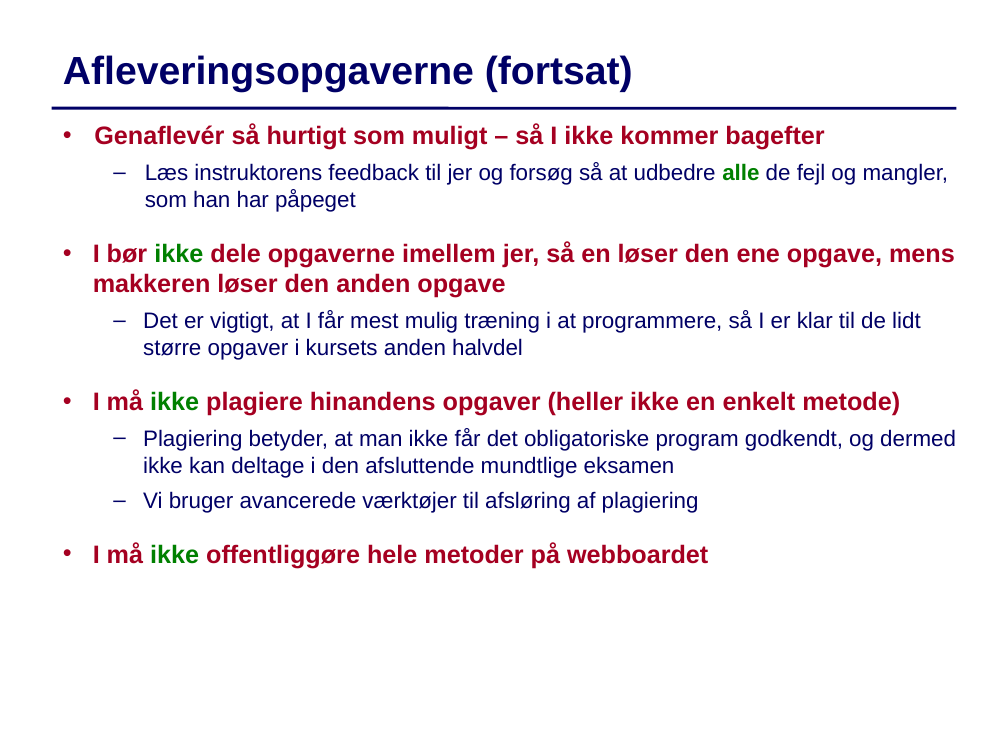
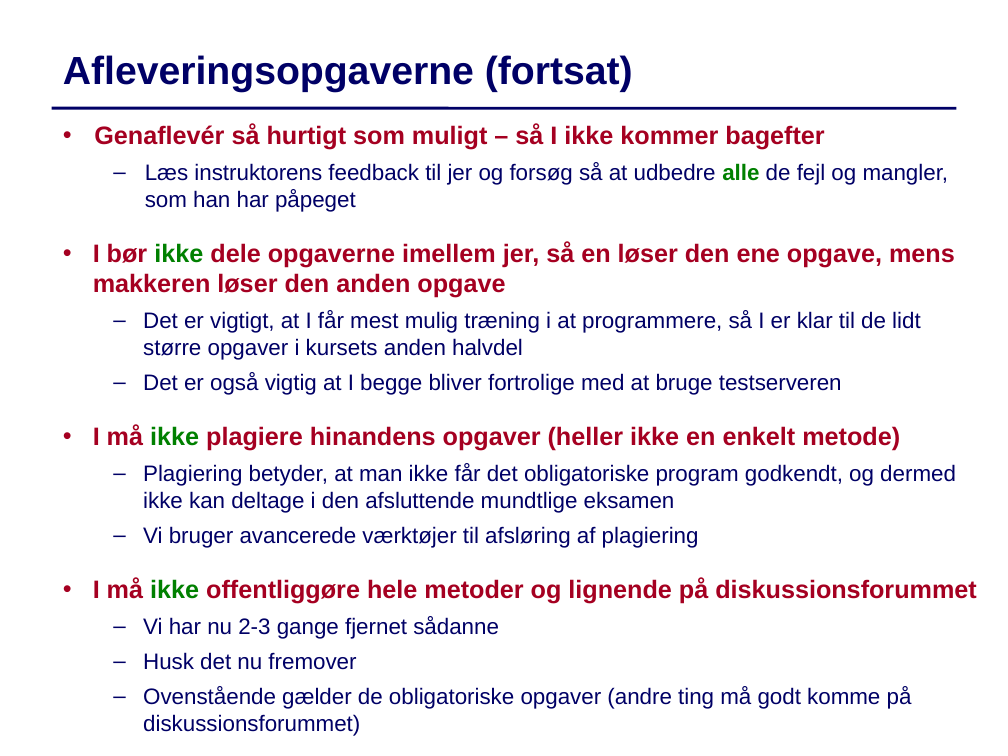
Before and after one commit to IntProgAU/Materiale, a slide deck: slide 3 of web/g22/status/Status4.pptx. Drawn at 1008x756 pixels with LibreOffice and Linux fonts; fonts in the diff are those of the drawing. Boxes give left, top, right and bottom in pixels: in the first picture for what was removed or moved away, otherwise in the second. Text is boxed around its words. In the diff, an @@ line names an element or a change of style, - is before the commit and + after.

```diff
--- a/web/g22/status/Status4.pptx
+++ b/web/g22/status/Status4.pptx
@@ text at <box>143,373,842,395</box>: paragraph added @@
+  – Det er også vigtig at I begge bliver fortrolige med at bruge testserveren
@@ text at <box>93,578,977,736</box>: text changed; size 18 to 16 pt; text colour #A50021 to #000066; bold off @@
-  • I må ikke offentliggøre hele metoder på webboardet
+  • I må ikke offentliggøre hele metoder og lignende på diskussionsforummet
+  – Vi har nu 2-3 gange fjernet sådanne
+  – Husk det nu fremover
+  – Ovenstående gælder de obligatoriske opgaver (andre ting må godt komme på diskussionsforummet)
```
Also in this commit, not shown: 2 other slides changed.
